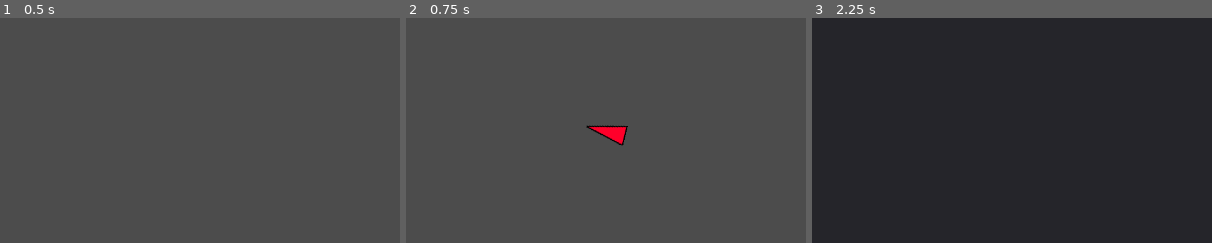
Above: before the commit, frames 1-3 (left to right).
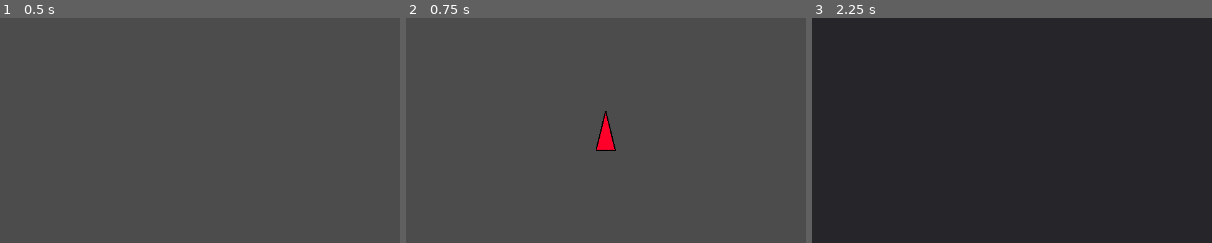
Above: after the commit, the same moments.

Repository: alpacanumerals/LD49
Game: Godot game, scene res://titlescreen.tscn
The game is run twice, just before and just after one commit, with the same random seed, the same clock (stepped at 60 frames per second) and the same inputs.
Inputs:
- Up to frame 1 (0.5 s): no input
- Up to frame 2 (0.75 s): click "New Game" at 0.5 s
- Up to frame 3 (2.25 s): click "New Game" at 1.25 s; click "Options" at 2 s
The pictures show only the part of the screen within x 25-75%, y 25-75%; the shares and areas given below are measured in that part.

Frame 1 is identical in both runs. In frame 2, 0.8% of the frame differs, in the area x 45-56%, y 41-60%; in frame 3, nothing differs.

Commit message:
Easy Mode Click-Click to Mouse Move

Diff:
--- a/autoload/settings.gd
+++ b/autoload/settings.gd
@@ -3,8 +3,8 @@
 var volumeMusic: float
 var volumeSound: float
 
-var moveScheme
-enum {HOTLINE, INFANTRY}
+var moveScheme = MOUSE
+enum {NONE, HOTLINE, INFANTRY, MOUSE}
 
 func _ready():
     pass
--- a/autoload/switcher.gd
+++ b/autoload/switcher.gd
@@ -1,6 +1,7 @@
 extends Node
 
 var current_scene
+
 var click_sound = preload("res://autoload/uiclick.tscn")
 var ui_click
 
--- a/autoload/util.gd
+++ b/autoload/util.gd
@@ -22,7 +22,7 @@
 func filePath(file):
     return "res://loader/"+file+".txt"
 
-
+#RANDOM
 func randomFrom(array):
     return array[randi() % array.size()]
 
@@ -31,7 +31,7 @@
         return true
     return false
 
-
+#DICE
 func d100(dice:int = 1):
     var result:int = 0
     for i in range(dice):
--- a/p_test.gd
+++ b/p_test.gd
@@ -3,14 +3,43 @@
 var screen_size
 var speed = 600
 
+#self-contained click-click mouse move.
+var mouse_move: bool = false
+
+func _input_event(NULL1, event, NULL2):
+    if event is InputEventMouseButton:
+        if event.button_index == BUTTON_LEFT and event.pressed and mouse_move:
+            switcher.playClick()
+            mouse_move = false
+        elif event.button_index == BUTTON_LEFT and event.pressed and not mouse_move:
+            switcher.playClick()
+            mouse_move = true
+
 func _ready():
     screen_size = get_viewport_rect().size
     position.x = screen_size.x/2
     position.y = screen_size.y/2
+    rotation_degrees = -90
 
 
 func _process(delta):
     match settings.moveScheme:
+        settings.HOTLINE:
+            look_at(get_global_mouse_position())
+            var velocity = Vector2()
+            if Input.is_action_pressed("pmove_right"):
+                velocity.x += 1
+            if Input.is_action_pressed("pmove_left"):
+                velocity.x -= 1
+            if Input.is_action_pressed("pmove_down"):
+                velocity.y += 1
+            if Input.is_action_pressed("pmove_up"):
+                velocity.y -= 1
+            if velocity.length() > 0:
+                velocity = velocity.normalized() * speed
+            position += velocity * delta
+            position.x = clamp(position.x, 0, screen_size.x)
+            position.y = clamp(position.y, 0, screen_size.y)
         settings.INFANTRY:
             look_at(get_global_mouse_position())
             var velocity = Vector2()
@@ -34,19 +63,8 @@
             position += velocity * delta
             position.x = clamp(position.x, 0, screen_size.x)
             position.y = clamp(position.y, 0, screen_size.y)
+        settings.MOUSE:
+            if mouse_move:
+                global_transform.origin = get_global_mouse_position()
         _:
-            look_at(get_global_mouse_position())
-            var velocity = Vector2()
-            if Input.is_action_pressed("pmove_right"):
-                velocity.x += 1
-            if Input.is_action_pressed("pmove_left"):
-                velocity.x -= 1
-            if Input.is_action_pressed("pmove_down"):
-                velocity.y += 1
-            if Input.is_action_pressed("pmove_up"):
-                velocity.y -= 1
-            if velocity.length() > 0:
-                velocity = velocity.normalized() * speed
-            position += velocity * delta
-            position.x = clamp(position.x, 0, screen_size.x)
-            position.y = clamp(position.y, 0, screen_size.y)
+            pass
--- a/p_test.tscn
+++ b/p_test.tscn
@@ -1,11 +1,18 @@
-[gd_scene load_steps=3 format=2]
+[gd_scene load_steps=4 format=2]
 
 [ext_resource path="res://assets/redtri.png" type="Texture" id=1]
 [ext_resource path="res://p_test.gd" type="Script" id=2]
 
+[sub_resource type="CircleShape2D" id=1]
+
 [node name="P_TEST" type="KinematicBody2D"]
+input_pickable = true
 script = ExtResource( 2 )
 
 [node name="Sprite" type="Sprite" parent="."]
 rotation = 1.5708
 texture = ExtResource( 1 )
+
+[node name="CollisionShape2D" type="CollisionShape2D" parent="."]
+scale = Vector2( 0.6, 0.6 )
+shape = SubResource( 1 )
--- a/project.godot
+++ b/project.godot
@@ -27,6 +27,12 @@
 
 [input]
 
+ui_select={
+"deadzone": 0.5,
+"events": [ Object(InputEventKey,"resource_local_to_scene":false,"resource_name":"","device":0,"alt":false,"shift":false,"control":false,"meta":false,"command":false,"pressed":false,"scancode":16777221,"unicode":0,"echo":false,"script":null)
+, Object(InputEventJoypadButton,"resource_local_to_scene":false,"resource_name":"","device":0,"button_index":3,"pressure":0.0,"pressed":false,"script":null)
+ ]
+}
 pmove_left={
 "deadzone": 0.5,
 "events": [ Object(InputEventKey,"resource_local_to_scene":false,"resource_name":"","device":0,"alt":false,"shift":false,"control":false,"meta":false,"command":false,"pressed":false,"scancode":65,"unicode":0,"echo":false,"script":null)
--- a/titlescreen.tscn
+++ b/titlescreen.tscn
@@ -6,6 +6,7 @@
 [node name="titlescreen" type="MarginContainer"]
 anchor_right = 1.0
 anchor_bottom = 1.0
+mouse_filter = 2
 size_flags_horizontal = 3
 size_flags_vertical = 3
 custom_constants/margin_right = 100
@@ -22,6 +23,7 @@
 margin_top = 20.0
 margin_right = 1180.0
 margin_bottom = 700.0
+mouse_filter = 2
 
 [node name="Label" type="Label" parent="VBoxContainer"]
 margin_right = 1080.0
@@ -35,6 +37,7 @@
 margin_top = 124.0
 margin_right = 1080.0
 margin_bottom = 680.0
+mouse_filter = 2
 size_flags_horizontal = 3
 size_flags_vertical = 3
 
@@ -42,12 +45,14 @@
 margin_right = 240.0
 margin_bottom = 556.0
 rect_min_size = Vector2( 240, 0 )
+mouse_filter = 2
 custom_constants/separation = 10
 
 [node name="VBoxContainer" type="VBoxContainer" parent="VBoxContainer/HBoxContainer/VBoxContainer"]
 margin_right = 240.0
 margin_bottom = 72.0
 rect_min_size = Vector2( 0, 72 )
+mouse_filter = 2
 
 [node name="NewGameButton" type="Button" parent="VBoxContainer/HBoxContainer/VBoxContainer"]
 margin_top = 82.0
@@ -77,13 +82,7 @@
 margin_top = 262.0
 margin_right = 240.0
 margin_bottom = 556.0
-size_flags_vertical = 3
-
-[node name="CenterContainer" type="CenterContainer" parent="VBoxContainer/HBoxContainer"]
-margin_left = 244.0
-margin_right = 1080.0
-margin_bottom = 556.0
-size_flags_horizontal = 3
+mouse_filter = 2
 size_flags_vertical = 3
 
 [connection signal="button_down" from="VBoxContainer/HBoxContainer/VBoxContainer/NewGameButton" to="." method="_on_NewGameButton_button_down"]
